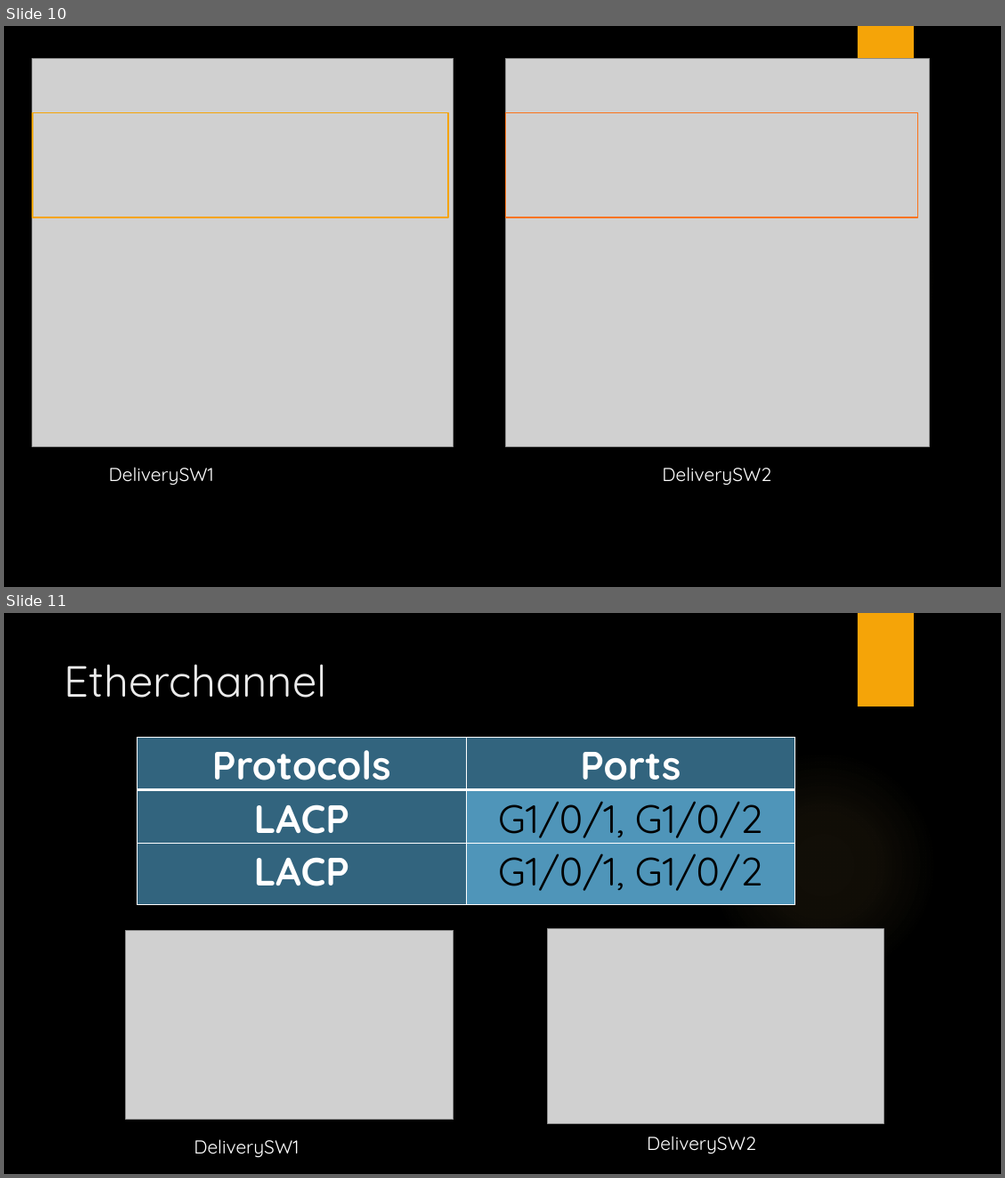
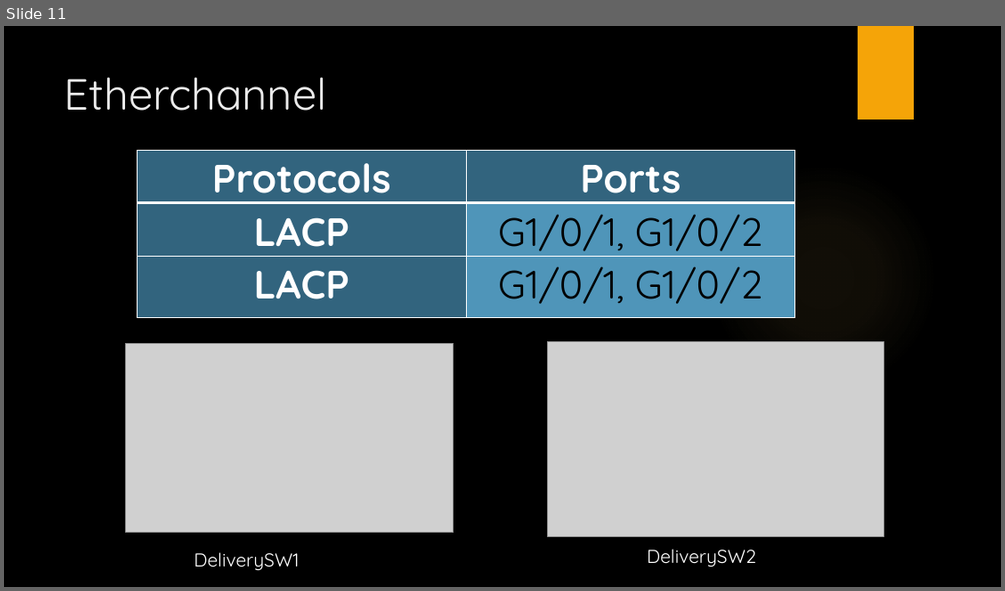
Before and after one commit to LajkaK2006/BorsodNet, a slide deck: BorsodNet.pptx. Shown one above the other, each under a label of ours: slides 10 and 11 before the commit, slide 11 after it. The pictures are 1005x1178 and 1005x591 pixels, drawn with LibreOffice and Linux fonts; fonts in the diff are those of the drawing; grey boxes stand for pictures; background and template pictures are left out. Boxes give left, top, right and bottom in pixels: in the first picture for what was removed or moved away, otherwise in the second. Text is boxed around its words. In the diff, an @@ line names an element or a change of style, - is before the commit and + after.

```diff
--- a/BorsodNet.pptx
+++ b/BorsodNet.pptx
@@ slide 10 removed at box(4, 26, 1001, 587), background picture (left out); not listed: 2 template elements that a slide beside it also shows @@
@@ picture removed at box(32, 58, 453, 446) @@
@@ picture removed at box(506, 58, 930, 446) @@
@@ rectangle removed at box(32, 112, 448, 217) @@
@@ rectangle removed at box(506, 112, 918, 217) @@
@@ text removed at box(109, 467, 214, 485) @@
-DeliverySW1
@@ text removed at box(662, 467, 771, 485) @@
-DeliverySW2
```
Also in this commit, not shown: 6 slides changed, 1 slide added.
